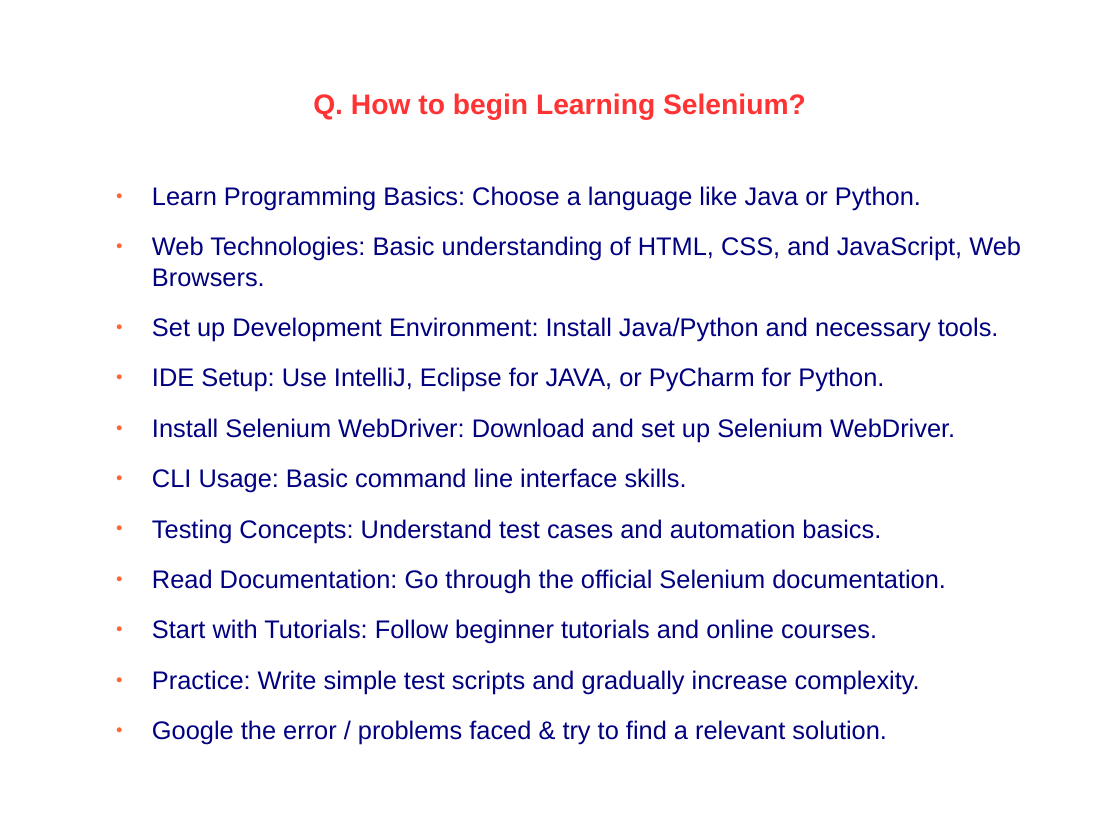
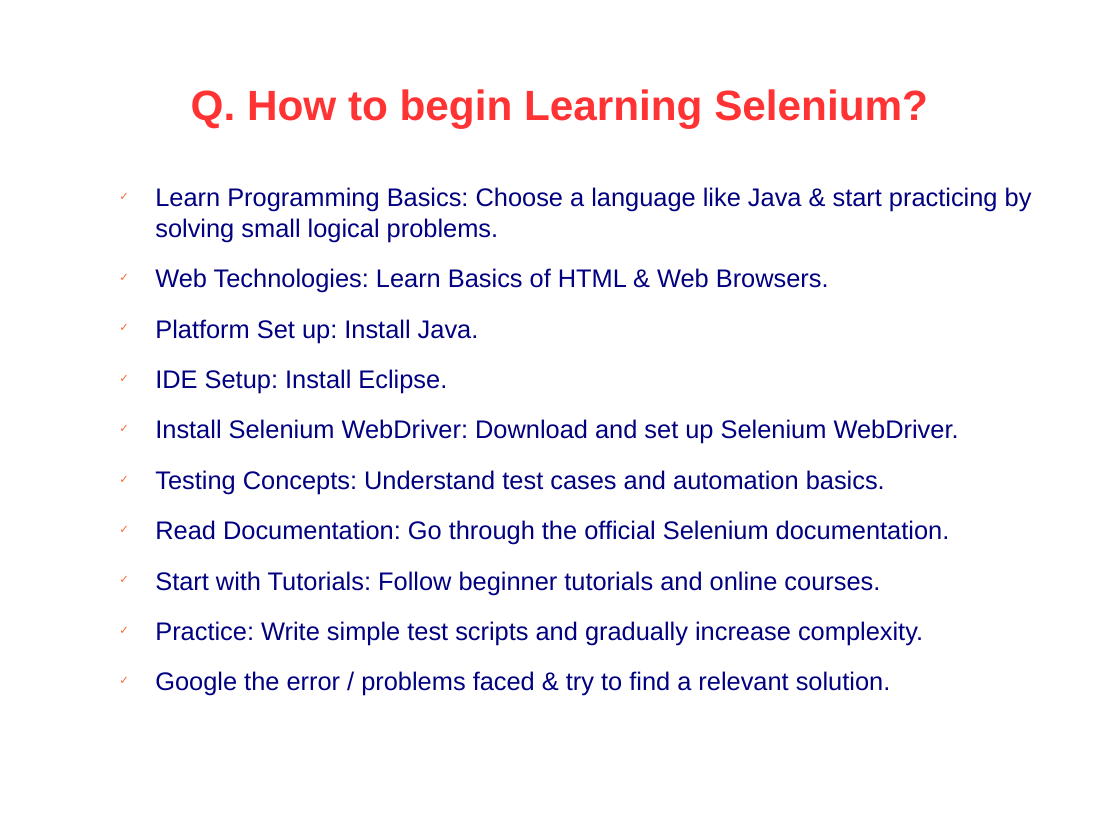
Before and after one commit to prashant-shetty27/JD, a slide deck: slide 4 of Prashant_Selenium_KT.odp. Drawn at 1120x840 pixels with LibreOffice and Linux fonts; fonts in the diff are those of the drawing; background and template pictures are left out. Boxes give left, top, right and bottom in pixels: in the first picture for what was removed or moved away, otherwise in the second. Text is boxed around its words. In the diff, an @@ line names an element or a change of style, - is before the commit and + after.

```diff
--- a/Prashant_Selenium_KT.odp
+++ b/Prashant_Selenium_KT.odp
@@ title "Q. How to begin Learning ..." at [191, 89, 928, 128]: size 20 to 30 pt @@
@@ text at [155, 187, 1032, 394]: text changed @@
-● Learn Programming Basics: Choose a language like Java or Python.
-● Web Technologies: Basic understanding of HTML, CSS, and JavaScript, Web Browsers.
-● Set up Development Environment: Install Java/Python and necessary tools.
-● IDE Setup: Use IntelliJ, Eclipse for JAVA, or PyCharm for Python.
+✓ Learn Programming Basics: Choose a language like Java & start practicing by solving small logical problems.
+✓ Web Technologies: Learn Basics of HTML & Web Browsers.
+✓ Platform Set up: Install Java.
+✓ IDE Setup: Install Eclipse.
@@ text at [155, 419, 959, 696]: bullet ● to ✓ @@
@@ text at [152, 468, 687, 493]: paragraph removed @@
-● CLI Usage: Basic command line interface skills.
```
Also in this commit, not shown: 3 other slides changed, 5 slides added, 4 slides removed.
